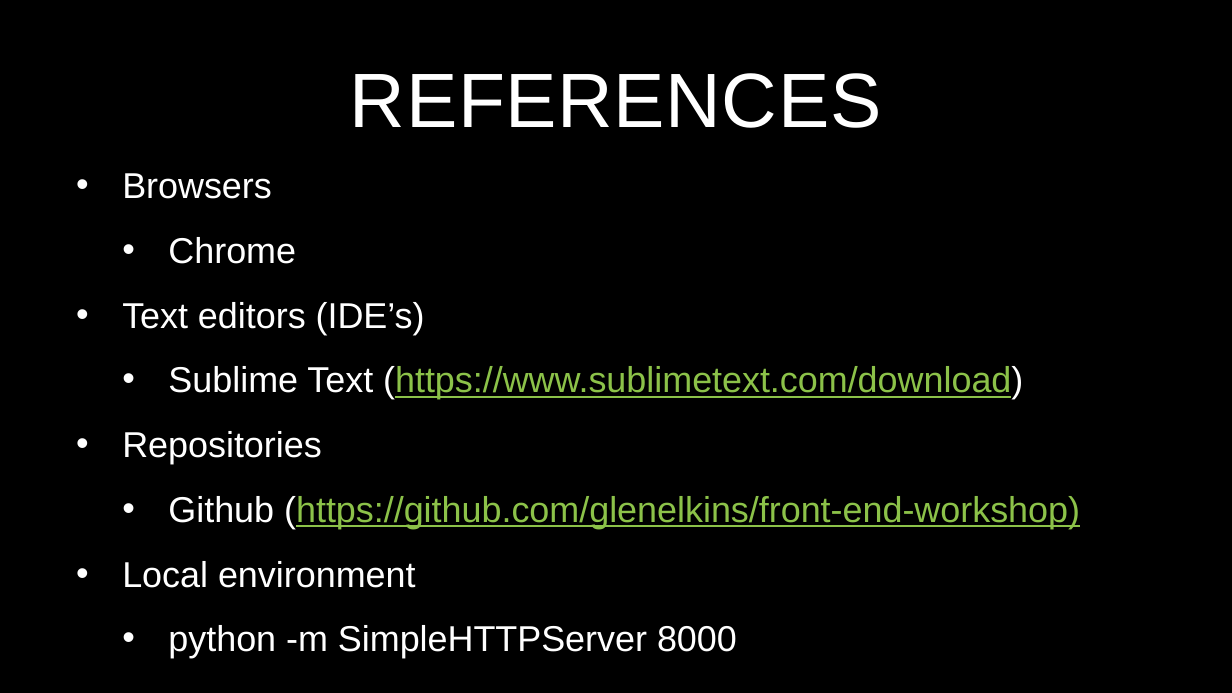
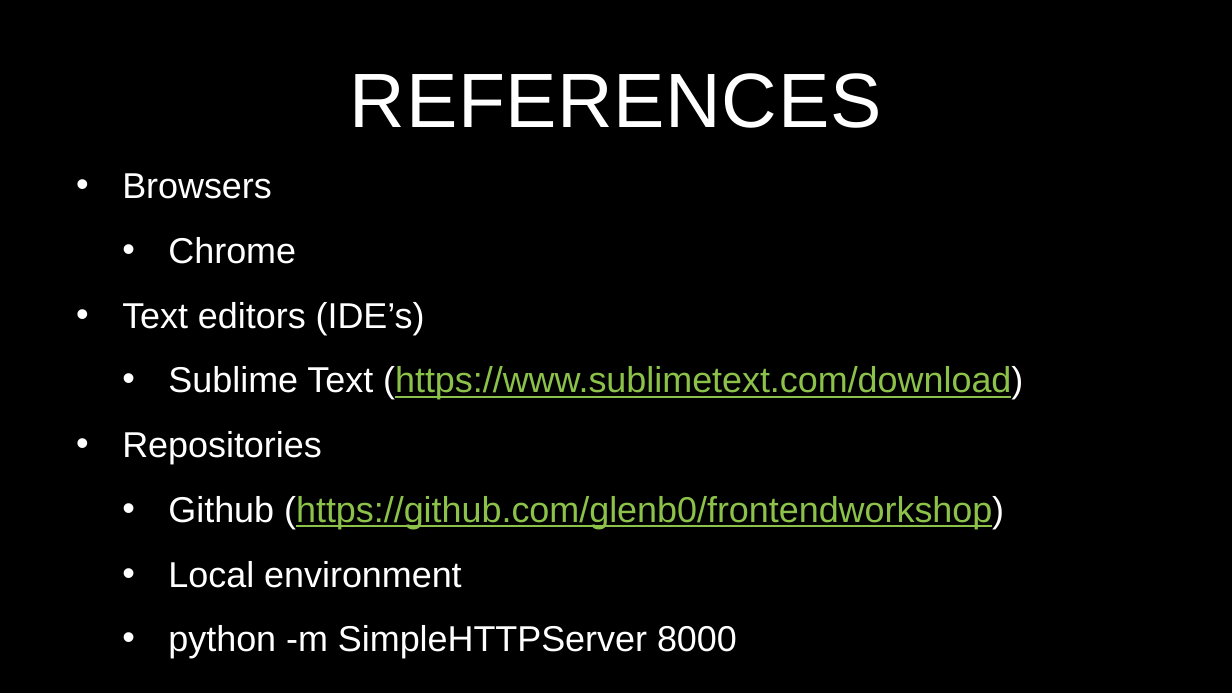
Before and after one commit to teawin14/frontendworkshop, a slide deck: slide 19 of FrontEndWorkshop-Week2.pptx. Drawn at 1232x693 pixels with LibreOffice and Linux fonts; fonts in the diff are those of the drawing. Boxes give left, top, right and bottom in pixels: in the first picture for what was removed or moved away, otherwise in the second. Text is boxed around its words. In the diff, an @@ line names an element or a change of style, - is before the commit and + after.

```diff
--- a/FrontEndWorkshop-Week2.pptx
+++ b/FrontEndWorkshop-Week2.pptx
@@ text at box(168, 496, 1004, 529): text changed @@
-  • Github (https://github.com/glenelkins/front-end-workshop)
+  • Github (https://github.com/glenb0/frontendworkshop)
@@ text at box(168, 561, 461, 588): list level 1 to 2 in "Local environment" @@
```
Also in this commit, not shown: 4 other files.
